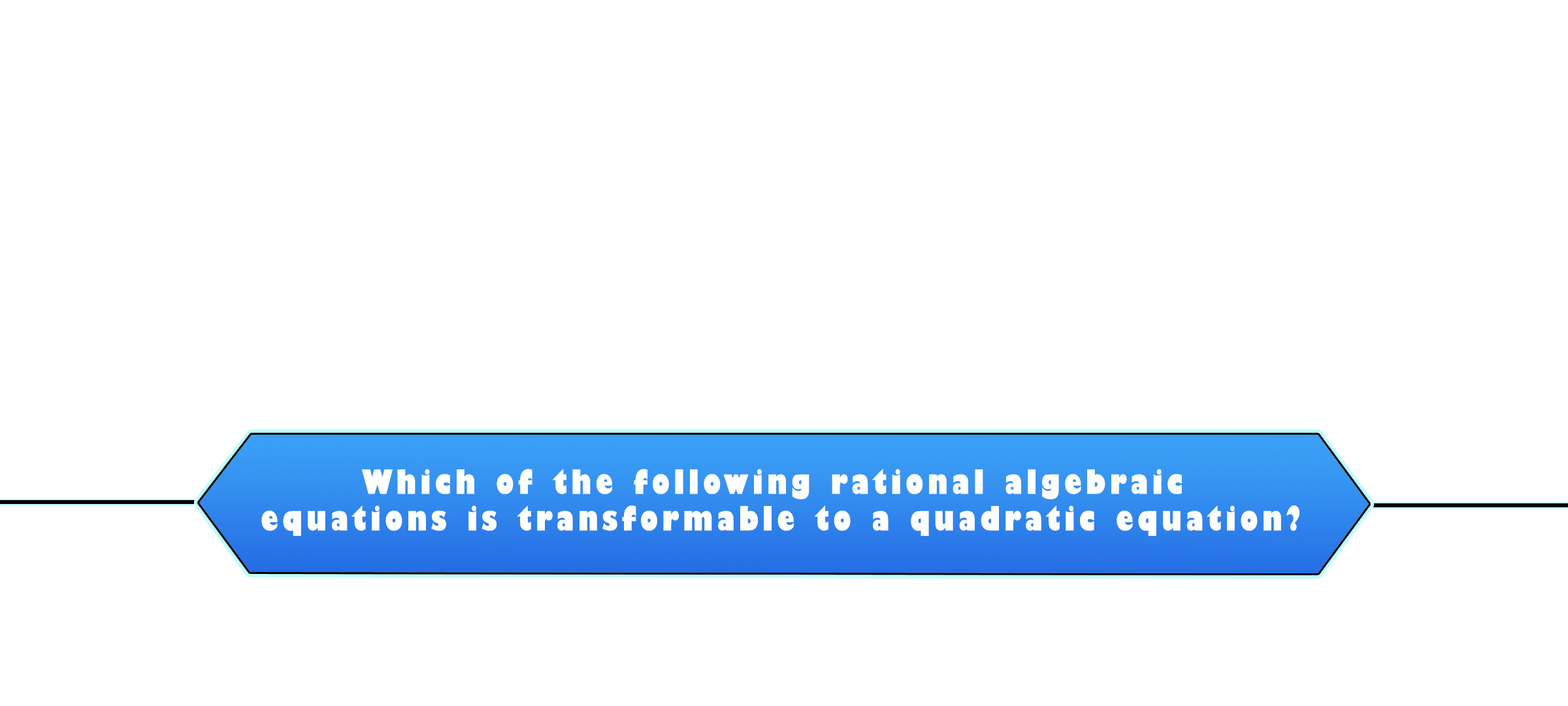
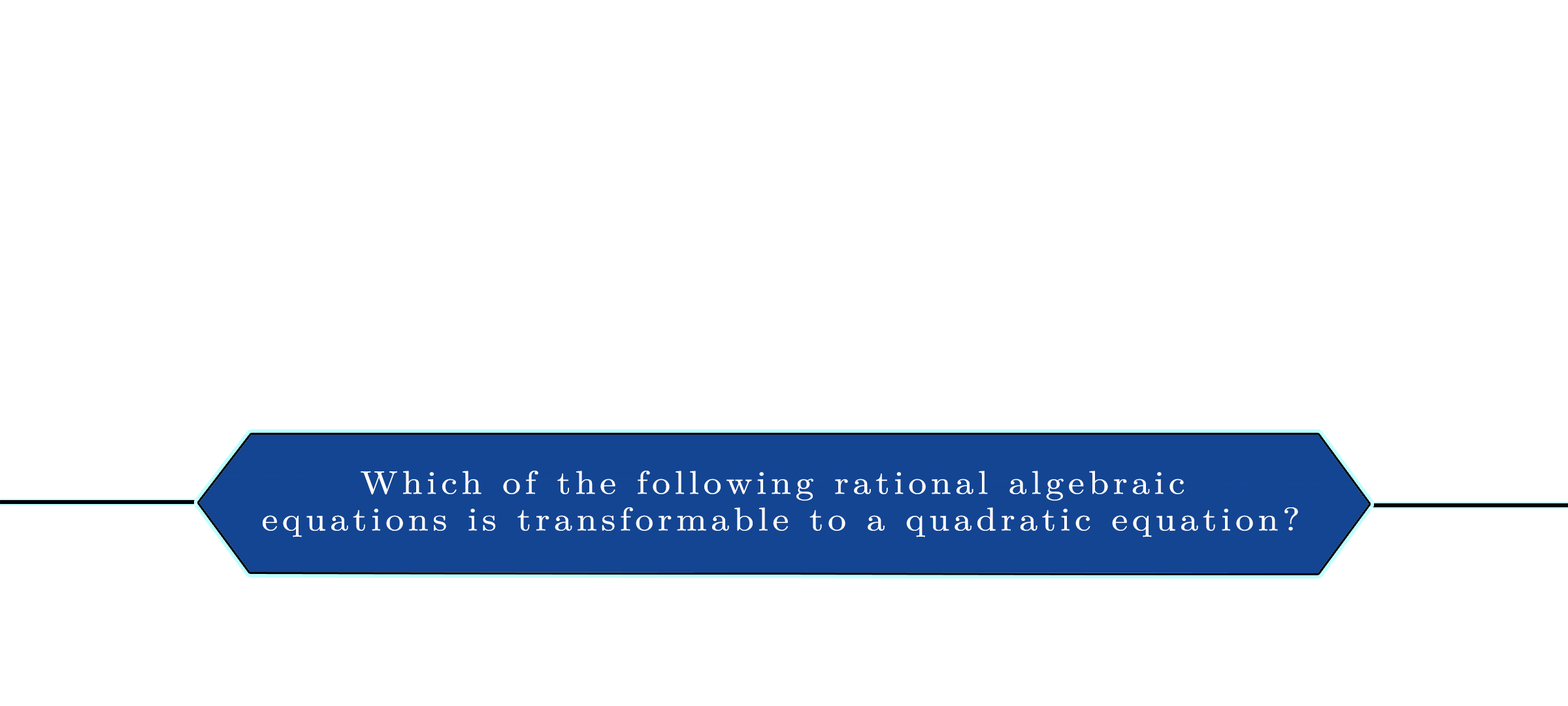
Before/after of a w=1568, h=706 layered artwork. What changed in the layer stack:
painted on "Which of the following rational algebraic equations is transfo" over [261, 468, 1300, 538]
painted on "Layer 7" over [199, 434, 1369, 573]
